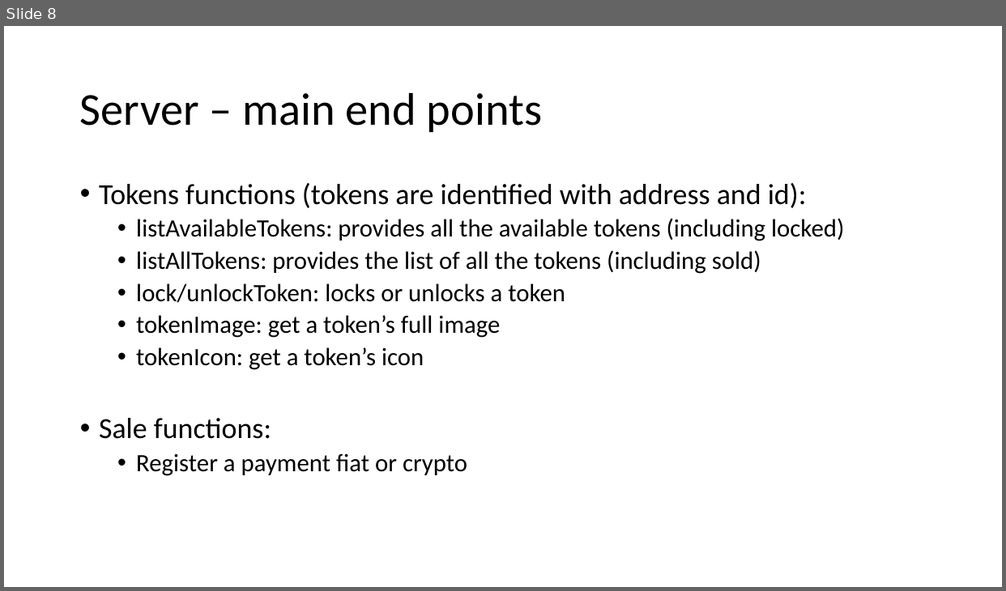
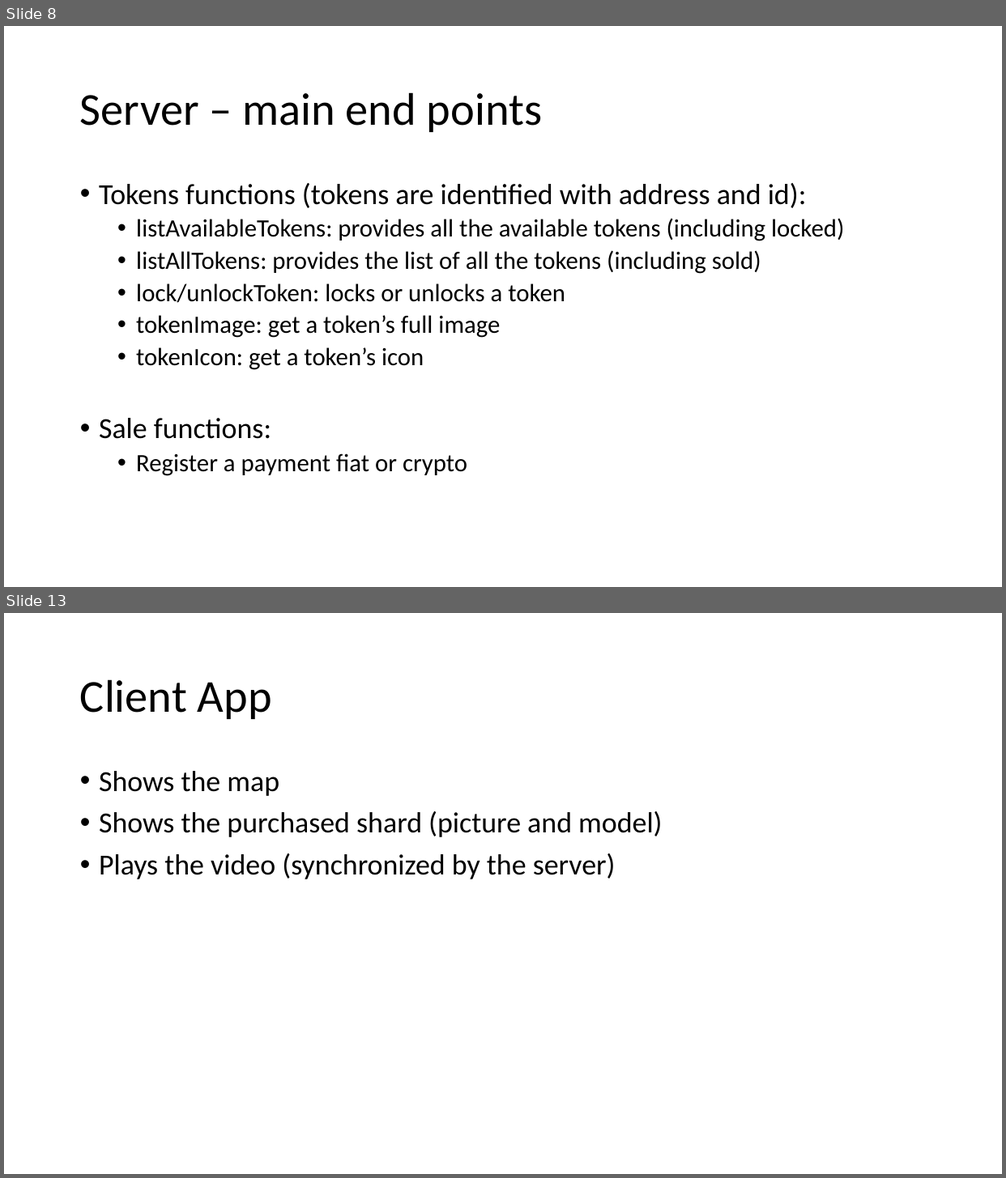
Before and after one commit to PhilippeMeyer/nft4Art, a slide deck: specs.pptx. Shown one above the other, each under a label of ours: slide 8 before the commit, slides 8 and 13 after it; the slides between them are not shown. The pictures are 1006x591 and 1006x1178 pixels, drawn with LibreOffice and Linux fonts; fonts in the diff are those of the drawing. Boxes give left, top, right and bottom in pixels: in the first picture for what was removed or moved away, otherwise in the second. Text is boxed around its words. In the diff, an @@ line names an element or a change of style, - is before the commit and + after.

```diff
--- a/specs.pptx
+++ b/specs.pptx
@@ slide 13 added at (x1=4, y1=613, x2=1002, y2=1174), background #FFFFFF @@
@@ title added at (x1=80, y1=679, x2=272, y2=719), 44 pt, text #000000 @@
+Client App
@@ text added at (x1=99, y1=771, x2=662, y2=879), 28 pt, text #000000 @@
+• Shows the map
+• Shows the purchased shard (picture and model)
+• Plays the video (synchronized by the server)
```
Also in this commit, not shown: 2 slides changed, 3 other slides added.
